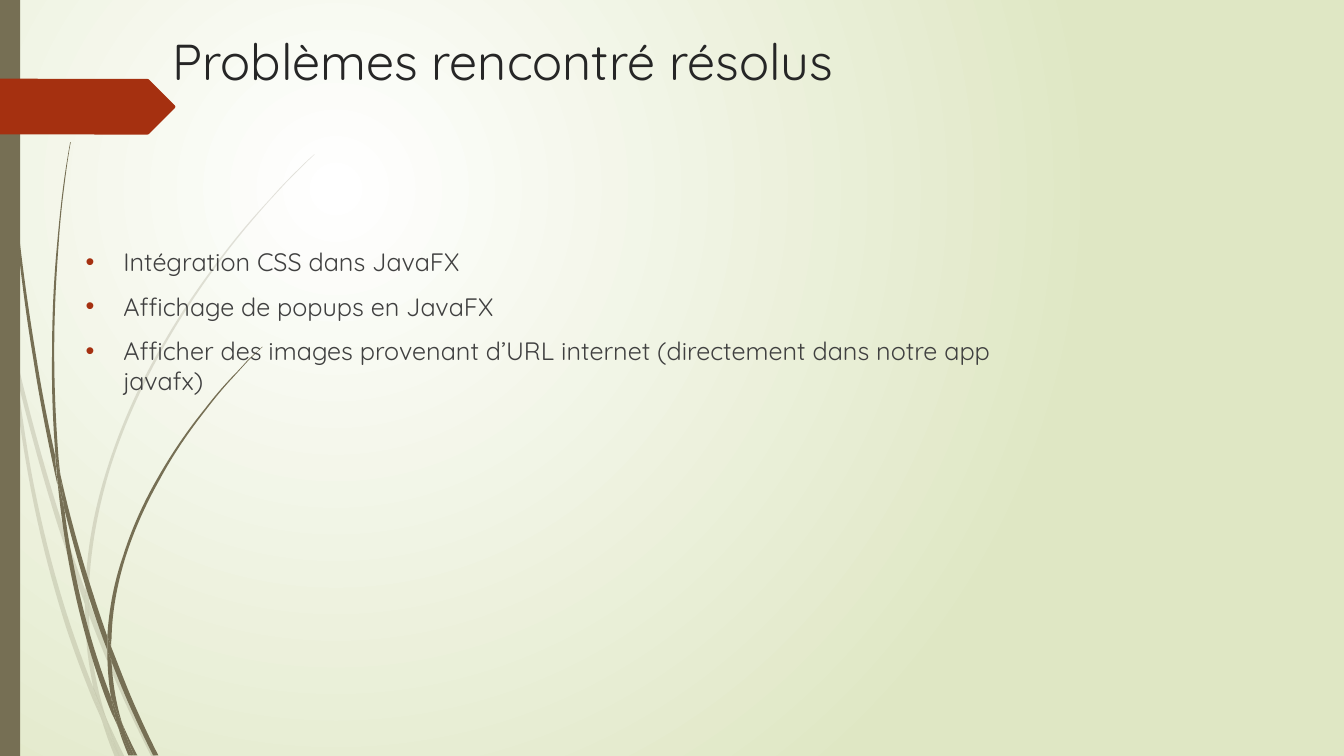
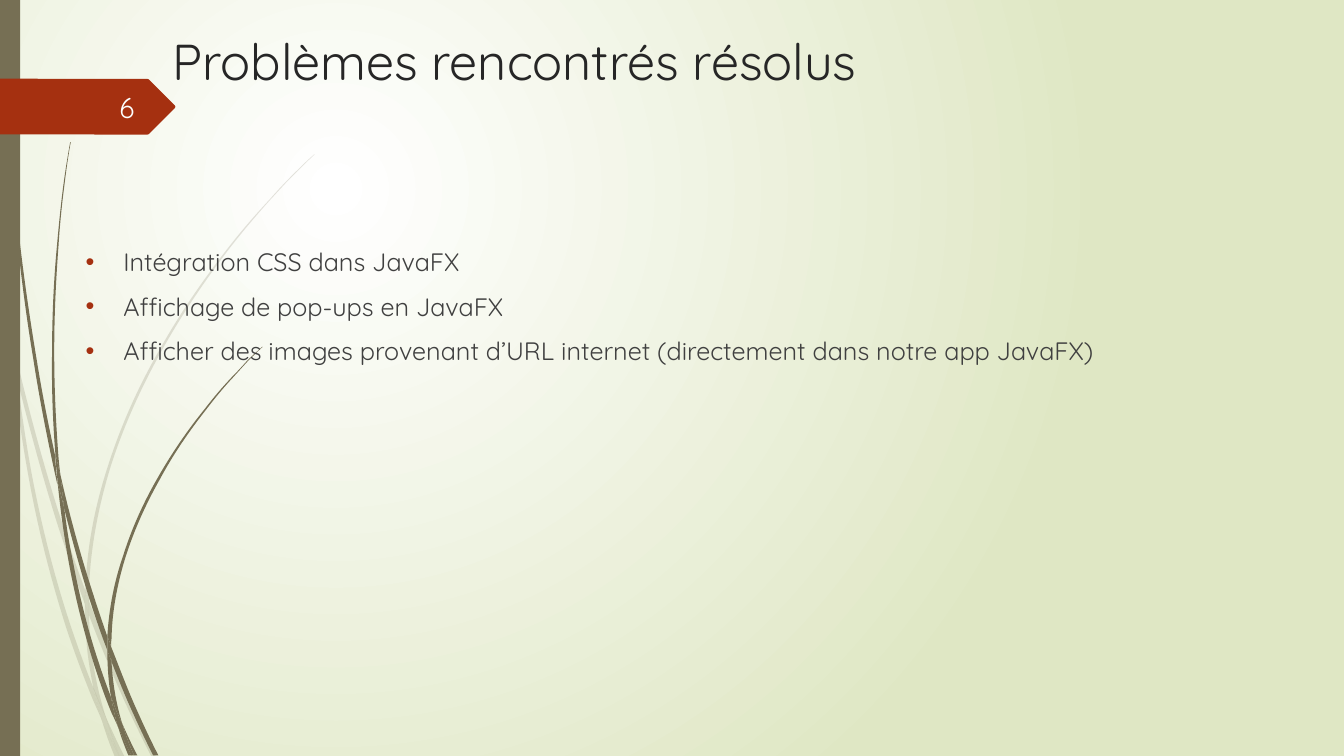
Before and after one commit to LeVraiGG/bdrModsManager, a slide deck: slide 7 of src/main/presentation_projet_bdr.pptx. Drawn at 1344x756 pixels with LibreOffice and Linux fonts; fonts in the diff are those of the drawing. Boxes give left, top, right and bottom in pixels: in the first picture for what was removed or moved away, otherwise in the second. Text is boxed around its words. In the diff, an @@ line names an element or a change of style, - is before the commit and + after.

Commit message:
présentation

```diff
--- a/src/main/presentation_projet_bdr.pptx
+++ b/src/main/presentation_projet_bdr.pptx
@@ title at box(172, 42, 857, 81): text changed @@
-Problèmes rencontré résolus
+Problèmes rencontrés résolus
@@ text added at box(119, 98, 134, 119), 20 pt, text #FEFFFF @@
+6
@@ text at box(123, 297, 1094, 367): text changed @@
-• Affichage de popups en JavaFX
-• Afficher des images provenant d’URL internet (directement dans notre app javafx)
+• Affichage de pop-ups en JavaFX
+• Afficher des images provenant d’URL internet (directement dans notre app JavaFX)
```
Also in this commit, not shown: 9 other slides changed.
